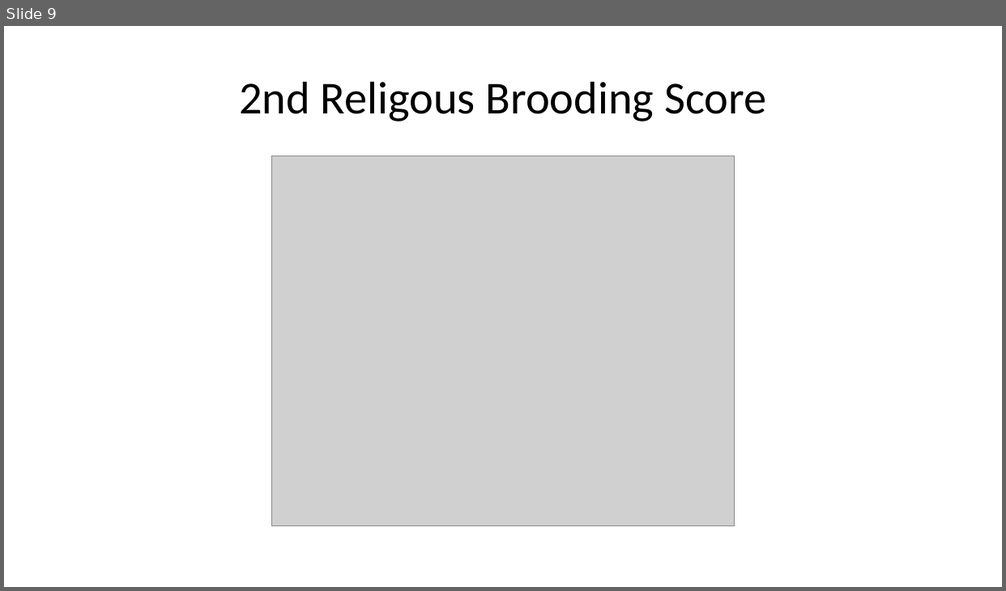
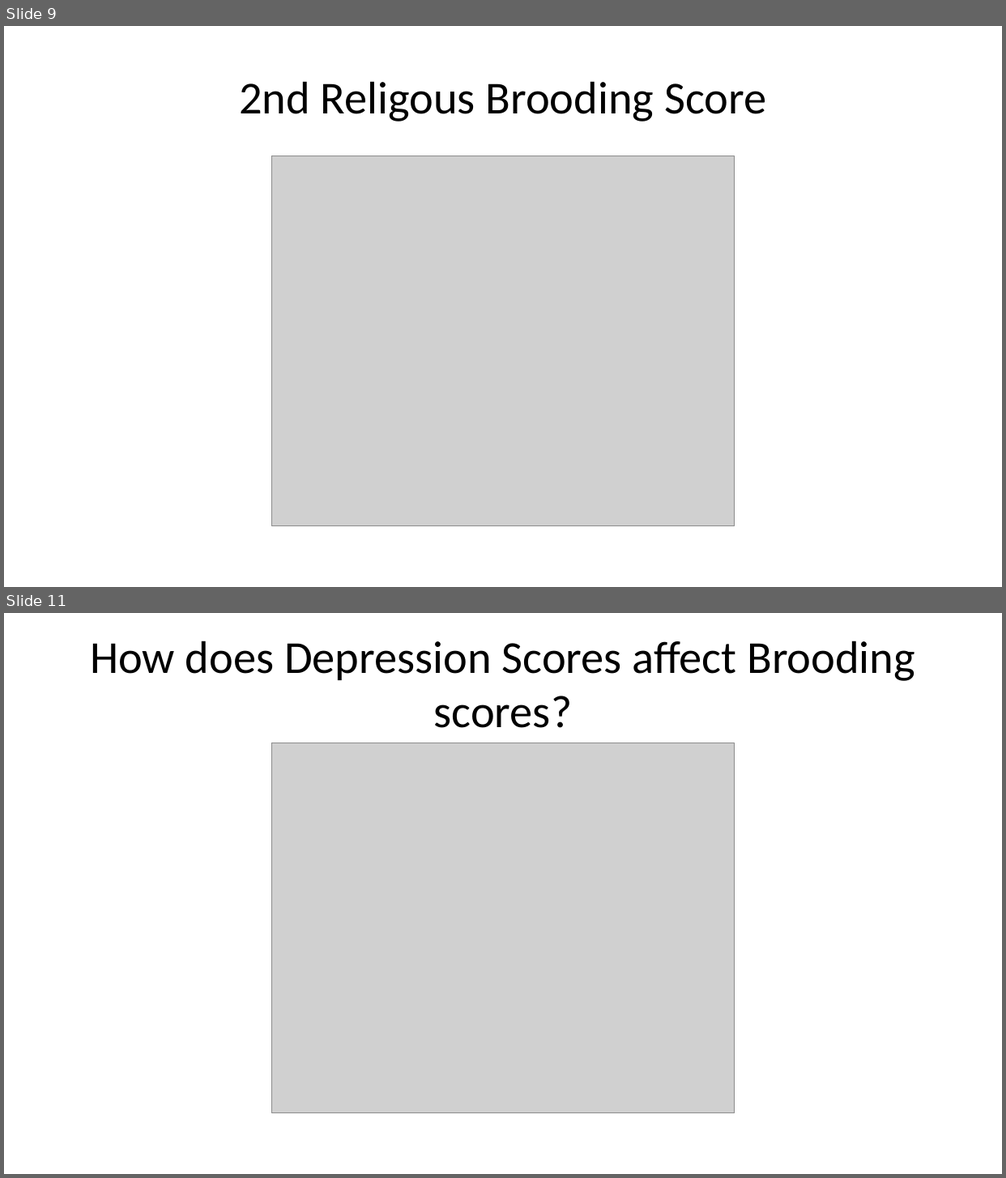
Before and after one commit to aksh11335/BIS15W2023_asrivatsa, a slide deck: R_project/Presentaion_Bis15.pptx. Shown one above the other, each under a label of ours: slide 9 before the commit, slides 9 and 11 after it; the slides between them are not shown. The pictures are 1006x591 and 1006x1178 pixels, drawn with LibreOffice and Linux fonts; fonts in the diff are those of the drawing; grey boxes stand for pictures. Boxes give left, top, right and bottom in pixels: in the first picture for what was removed or moved away, otherwise in the second. Text is boxed around its words. In the diff, an @@ line names an element or a change of style, - is before the commit and + after.

```diff
--- a/R_project/Presentaion_Bis15.pptx
+++ b/R_project/Presentaion_Bis15.pptx
@@ slide 11 added at (4, 613, 1002, 1174), background #FFFFFF @@
@@ title added at (90, 641, 915, 728), 33 pt, text #000000 @@
+How does Depression Scores affect Brooding scores?
@@ picture added at (271, 743, 735, 1114) @@
```
Also in this commit, not shown: 2 slides changed, 5 other slides added, 4 other files.
